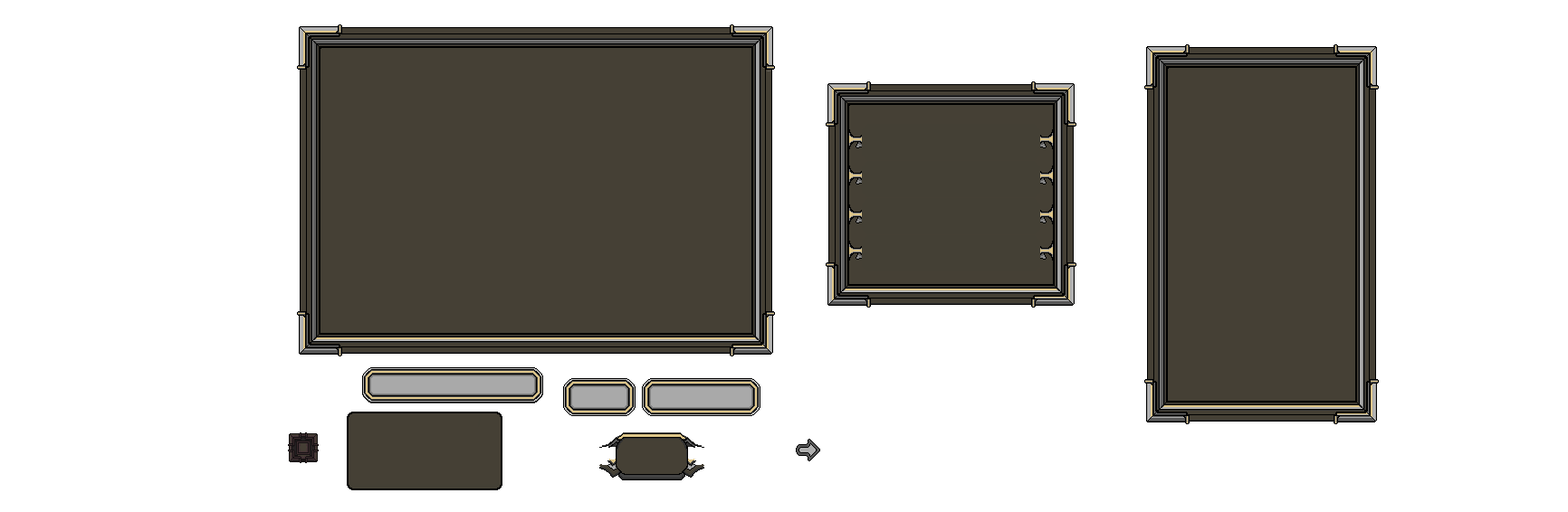
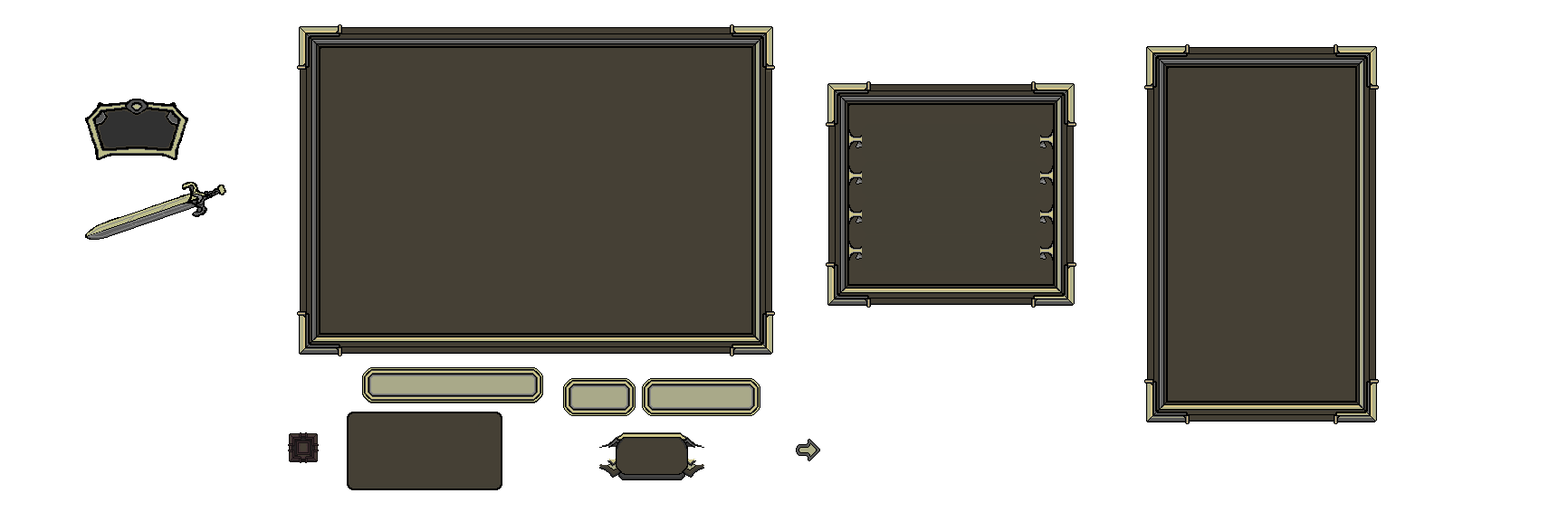
Before/after of a 1568px x 512px layered artwork. What changed in the layer stack:
painted on "Color Fill 2" over [85, 98, 227, 240]
"Color Fill 1": blend darker color → darken, painted on it over [85, 27, 1377, 470]
added layer "Layer 35" in group "UI" over [85, 98, 189, 161]
added layer "Layer 31" in group "UI" over [85, 181, 227, 240]
